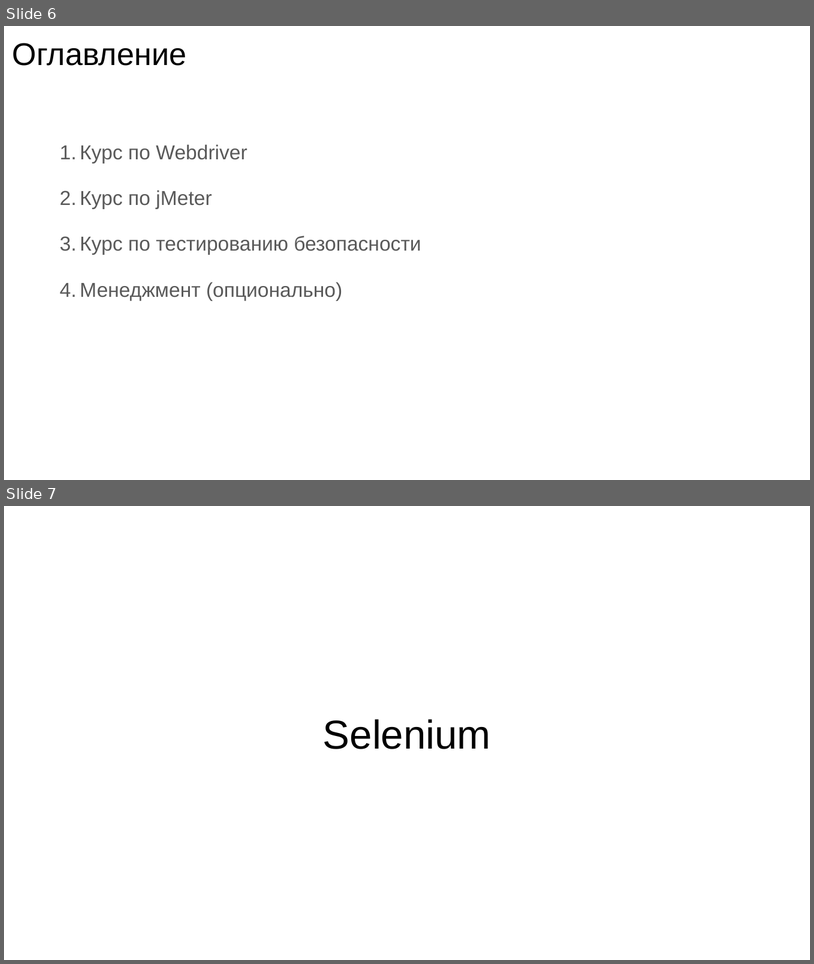
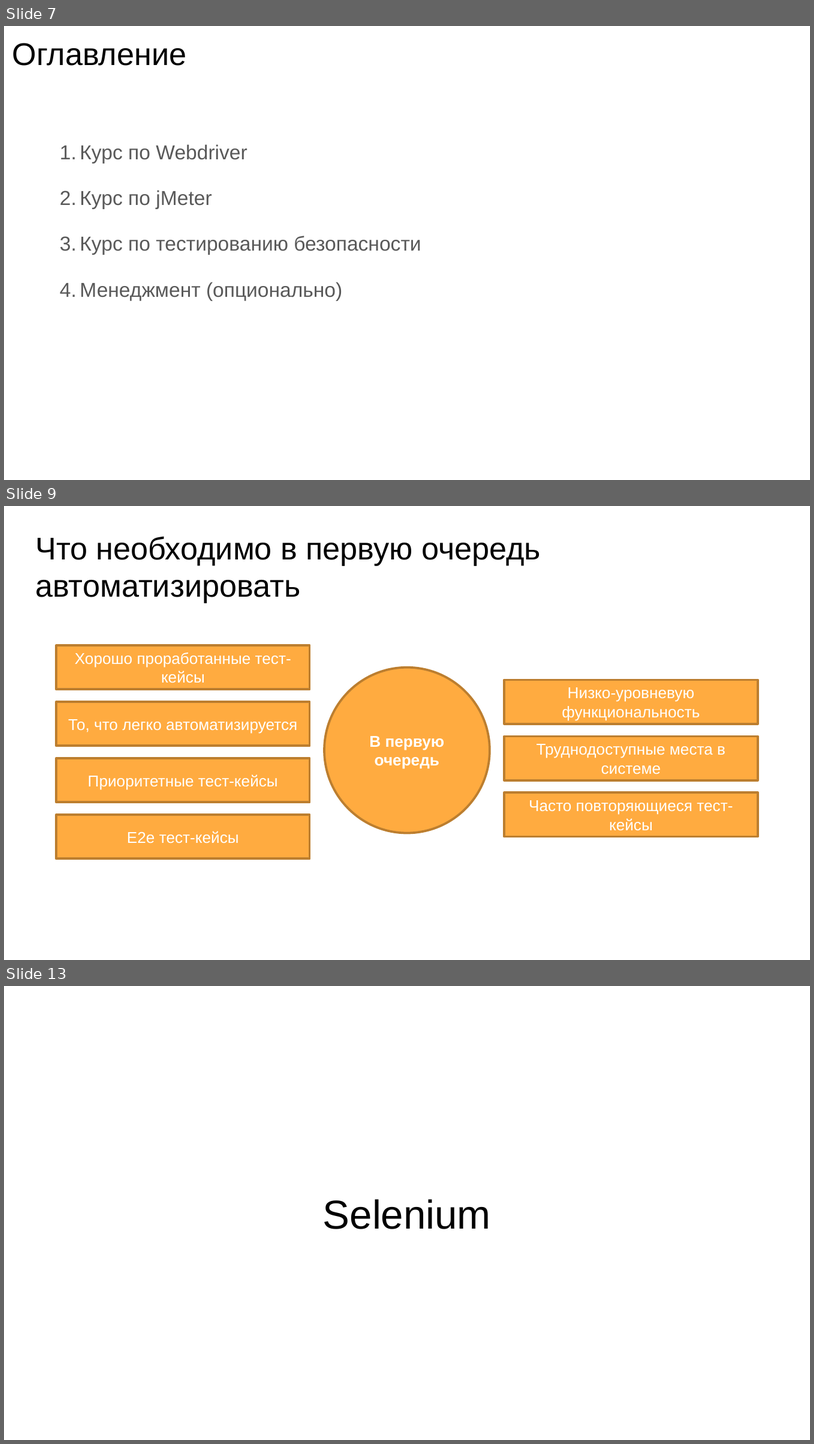
Before and after one commit to QAAlliance/TA_School, a slide deck: Лекции/Лекция №1/Лекция №1.pptx. Shown one above the other, each under a label of ours: slides 6 and 7 before the commit, slides 7, 9 and 13 after it; the slides between them are not shown. The pictures are 814x964 and 814x1444 pixels, drawn with LibreOffice and Linux fonts; fonts in the diff are those of the drawing. Boxes give left, top, right and bottom in pixels: in the first picture for what was removed or moved away, otherwise in the second. Text is boxed around its words. In the diff, an @@ line names an element or a change of style, - is before the commit and + after.

```diff
--- a/Лекции/Лекция №1/Лекция №1.pptx
+++ b/Лекции/Лекция №1/Лекция №1.pptx
@@ slide 9 added at bbox=[4, 506, 810, 960], background #FFFFFF @@
@@ title added at bbox=[35, 536, 541, 603], 28 pt, text #000000 @@
+Что необходимо в первую очередь автоматизировать
@@ rectangle added at bbox=[56, 646, 309, 690], fill #FFAB40, outline #BD7F2F 2 pt, 14 pt, text #FFFFFF @@
+Хорошо проработанные тест-кейсы
@@ ellipse added at bbox=[324, 667, 489, 832], fill #FFAB40, outline #BD7F2F 2 pt, 14 pt, text #FFFFFF, bold @@
+В первую очередь
@@ rectangle added at bbox=[505, 679, 758, 724], fill #FFAB40, outline #BD7F2F 2 pt, 14 pt, text #FFFFFF @@
+Низко-уровневую функциональность
@@ rectangle added at bbox=[56, 702, 309, 747], fill #FFAB40, outline #BD7F2F 2 pt, 14 pt, text #FFFFFF @@
+То, что легко автоматизируется
@@ rectangle added at bbox=[505, 736, 758, 780], fill #FFAB40, outline #BD7F2F 2 pt, 14 pt, text #FFFFFF @@
+Труднодоступные места в системе
@@ rectangle added at bbox=[56, 759, 309, 803], fill #FFAB40, outline #BD7F2F 2 pt, 14 pt, text #FFFFFF @@
+Приоритетные тест-кейсы
@@ rectangle added at bbox=[505, 792, 758, 837], fill #FFAB40, outline #BD7F2F 2 pt, 14 pt, text #FFFFFF @@
+Часто повторяющиеся тест-кейсы
@@ rectangle added at bbox=[56, 814, 309, 858], fill #FFAB40, outline #BD7F2F 2 pt, 14 pt, text #FFFFFF @@
+E2e тест-кейсы
@@ what was slide 6 is now slide 7 @@
@@ what was slide 7 is now slide 13 @@
```
Also in this commit, not shown: 1 slide changed, 6 other slides added, 1 slide removed, 1 other file.
